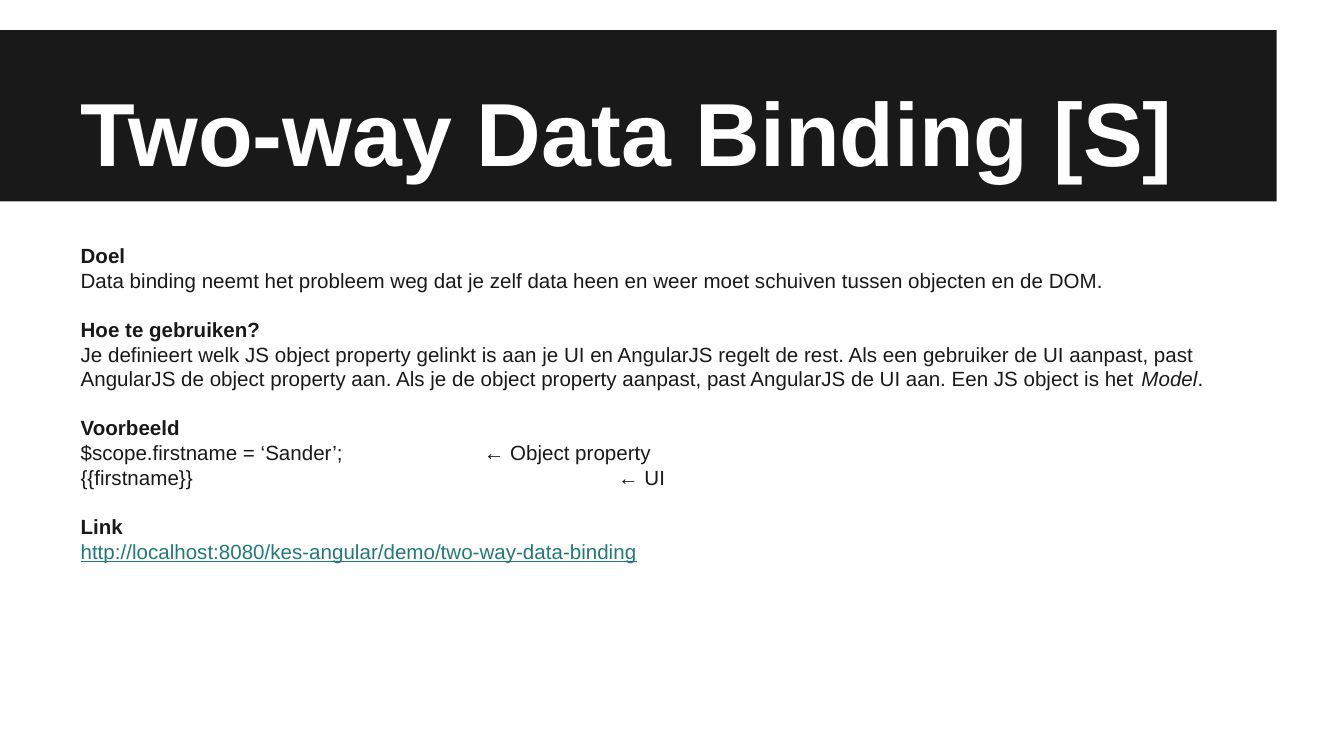
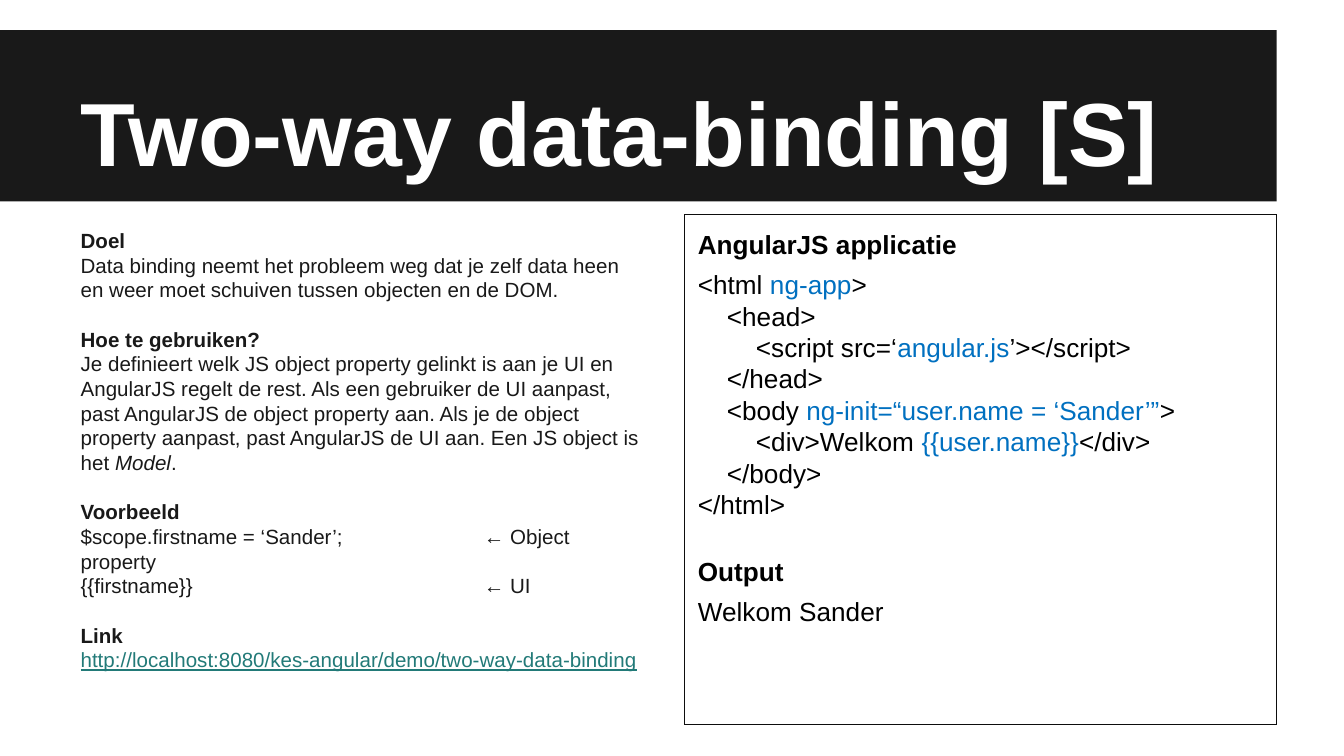
Before and after one commit to Sintelbom/kes-angular, a slide deck: slide 5 of src/main/webapp/KES AngularJS - 19112014.pptx (slide 6 before the commit). Drawn at 1344x756 pixels with LibreOffice and Linux fonts; fonts in the diff are those of the drawing. Boxes give left, top, right and bottom in pixels: in the first picture for what was removed or moved away, otherwise in the second. Text is boxed around its words. In the diff, an @@ line names an element or a change of style, - is before the commit and + after.

```diff
--- a/src/main/webapp/KES AngularJS - 19112014.pptx
+++ b/src/main/webapp/KES AngularJS - 19112014.pptx
@@ title at (x1=81, y1=101, x2=1157, y2=183): text changed @@
-Two-way Data Binding [S]
+Two-way data-binding [S]
@@ text "Doel" rewrapped from (x1=81, y1=248, x2=1203, y2=564) to (x1=81, y1=233, x2=639, y2=672) @@
@@ text added at (x1=684, y1=215, x2=1277, y2=724), outline #0D0D0D 0.75 pt, 14 pt, text #000000 @@
+AngularJS applicatie
+<html ng-app>
+<head>
+<script src=‘angular.js’></script>
+</head>
+<body ng-init=“user.name = ‘Sander’”>
+<div>Welkom {{user.name}}</div>
+</body>
+</html>
+Output
+Welkom Sander
```
Also in this commit, not shown: 9 other slides changed, 3 slides added, 3 slides removed.
